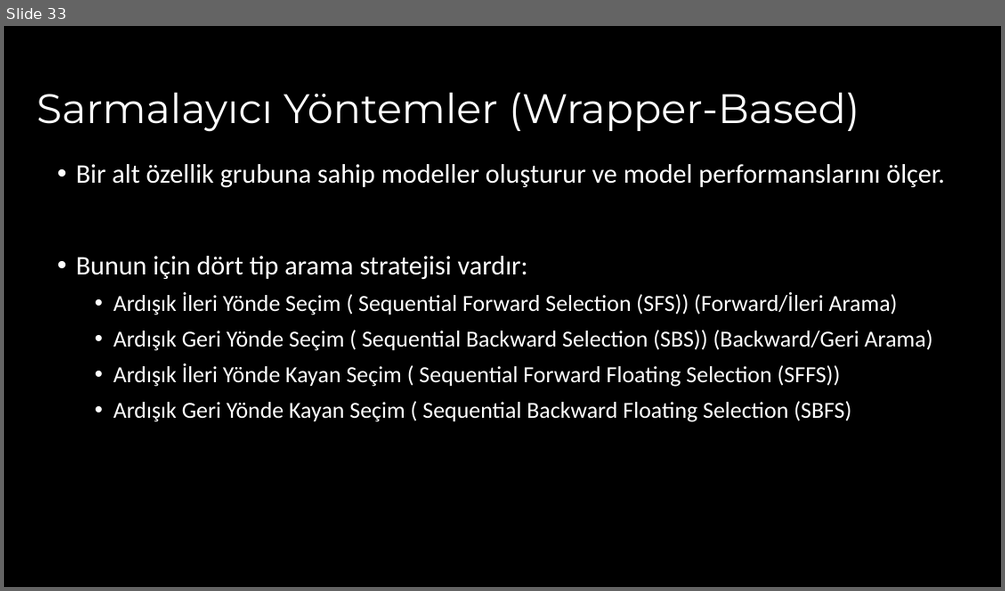
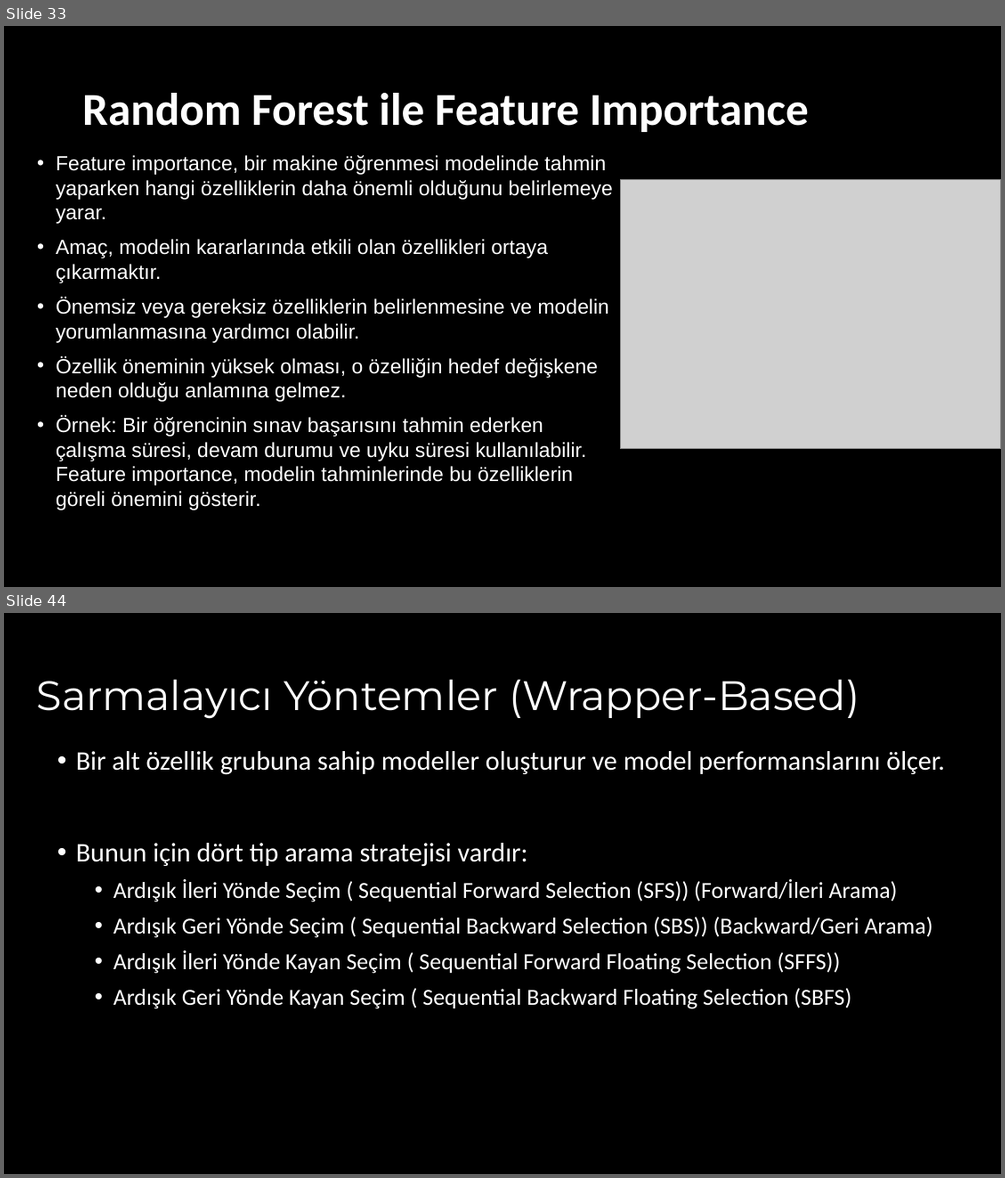
Before and after one commit to akaraci/Makine-Ogrenmesi, a slide deck: Sunular/MÖT-Hafta-5 - Feature_Selection_and_Extraction.pptx. Shown one above the other, each under a label of ours: slide 33 before the commit, slides 33 and 44 after it; the slides between them are not shown. The pictures are 1005x591 and 1005x1178 pixels, drawn with LibreOffice and Linux fonts; fonts in the diff are those of the drawing; grey boxes stand for pictures. Boxes give left, top, right and bottom in pixels: in the first picture for what was removed or moved away, otherwise in the second. Text is boxed around its words. In the diff, an @@ line names an element or a change of style, - is before the commit and + after.

```diff
--- a/Sunular/MÖT-Hafta-5 - Feature_Selection_and_Extraction.pptx
+++ b/Sunular/MÖT-Hafta-5 - Feature_Selection_and_Extraction.pptx
@@ slide 33 added at [4, 26, 1001, 587], background #000000 @@
@@ title added at [82, 93, 809, 132], 33 pt, text #FFFFFF, bold @@
+Random Forest ile Feature Importance
@@ text added at [56, 155, 613, 510], 14.7 pt, text #FFFFFF @@
+• Feature importance, bir makine öğrenmesi modelinde tahmin yaparken hangi özelliklerin daha önemli olduğunu belirlemeye yarar.
+• Amaç, modelin kararlarında etkili olan özellikleri ortaya çıkarmaktır.
+• Önemsiz veya gereksiz özelliklerin belirlenmesine ve modelin yorumlanmasına yardımcı olabilir.
+• Özellik öneminin yüksek olması, o özelliğin hedef değişkene neden olduğu anlamına gelmez.
+• Örnek: Bir öğrencinin sınav başarısını tahmin ederken çalışma süresi, devam durumu ve uyku süresi kullanılabilir. Feature importance, modelin tahminlerinde bu özelliklerin göreli önemini gösterir.
@@ picture added at [620, 179, 1001, 449] @@
@@ what was slide 33 is now slide 44 @@
```
Also in this commit, not shown: 10 other slides added.
